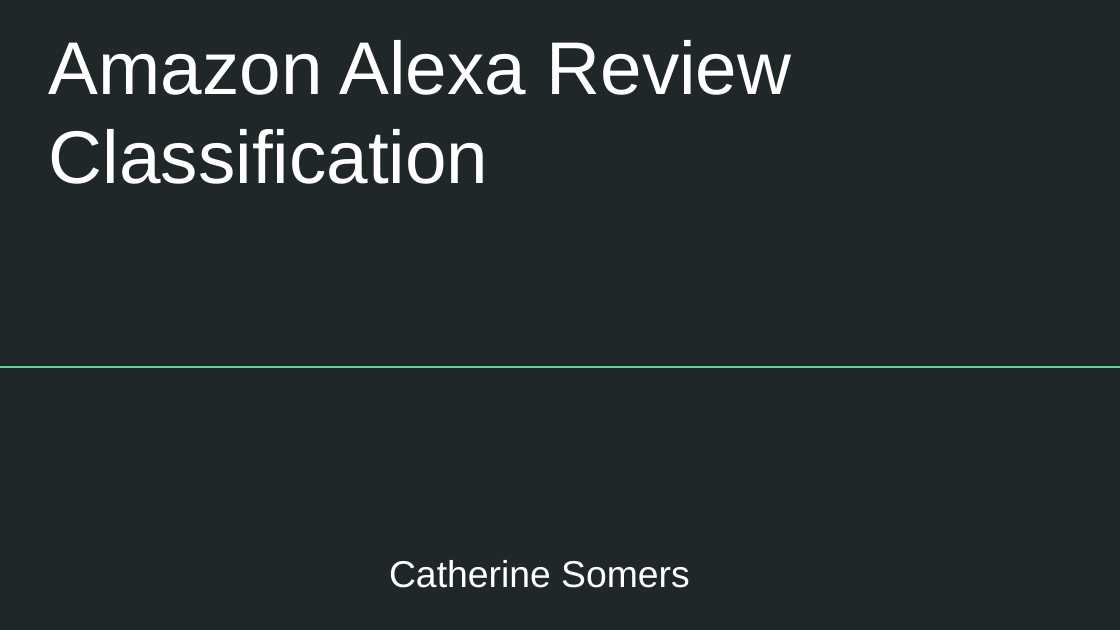
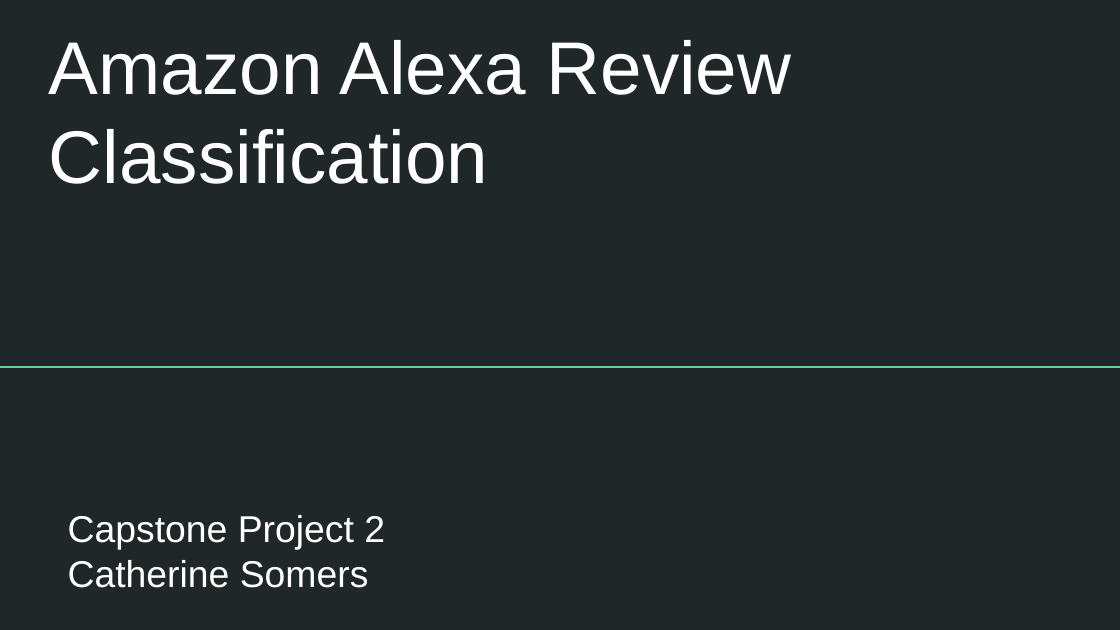
Before and after one commit to catherine-somers/Capstone-2--Springboard, a slide deck: slide 1 of CP2-Amazon Alexa Review Classification.pptx. Drawn at 1120x630 pixels with LibreOffice and Linux fonts; fonts in the diff are those of the drawing. Boxes give left, top, right and bottom in pixels: in the first picture for what was removed or moved away, otherwise in the second. Text is boxed around its words. In the diff, an @@ line names an element or a change of style, - is before the commit and + after.

```diff
--- a/CP2-Amazon Alexa Review Classification.pptx
+++ b/CP2-Amazon Alexa Review Classification.pptx
@@ subtitle at (x1=68, y1=515, x2=385, y2=550): paragraph added @@
+Capstone Project 2
@@ subtitle at (x1=68, y1=560, x2=369, y2=588): indent changed @@
```
Also in this commit, not shown: 1 other file.
